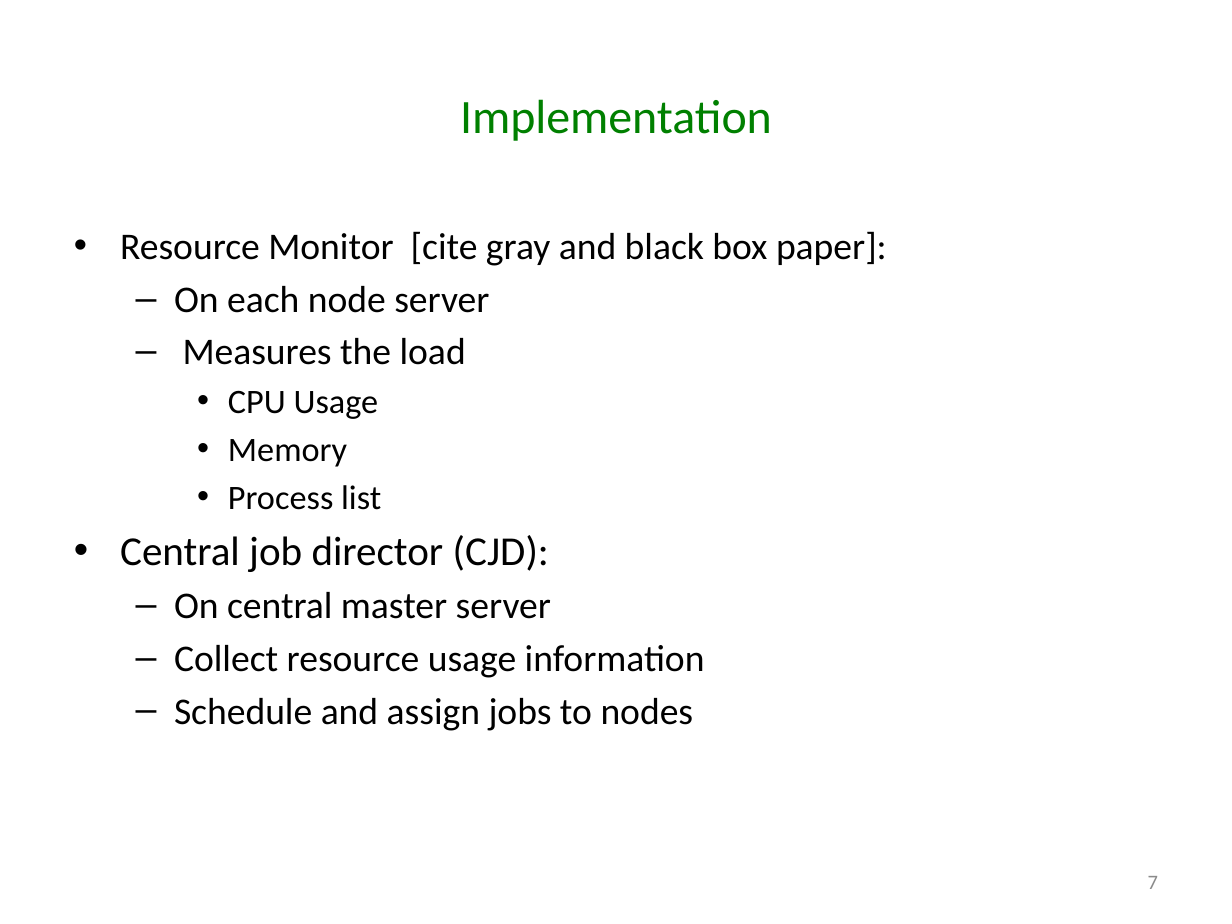
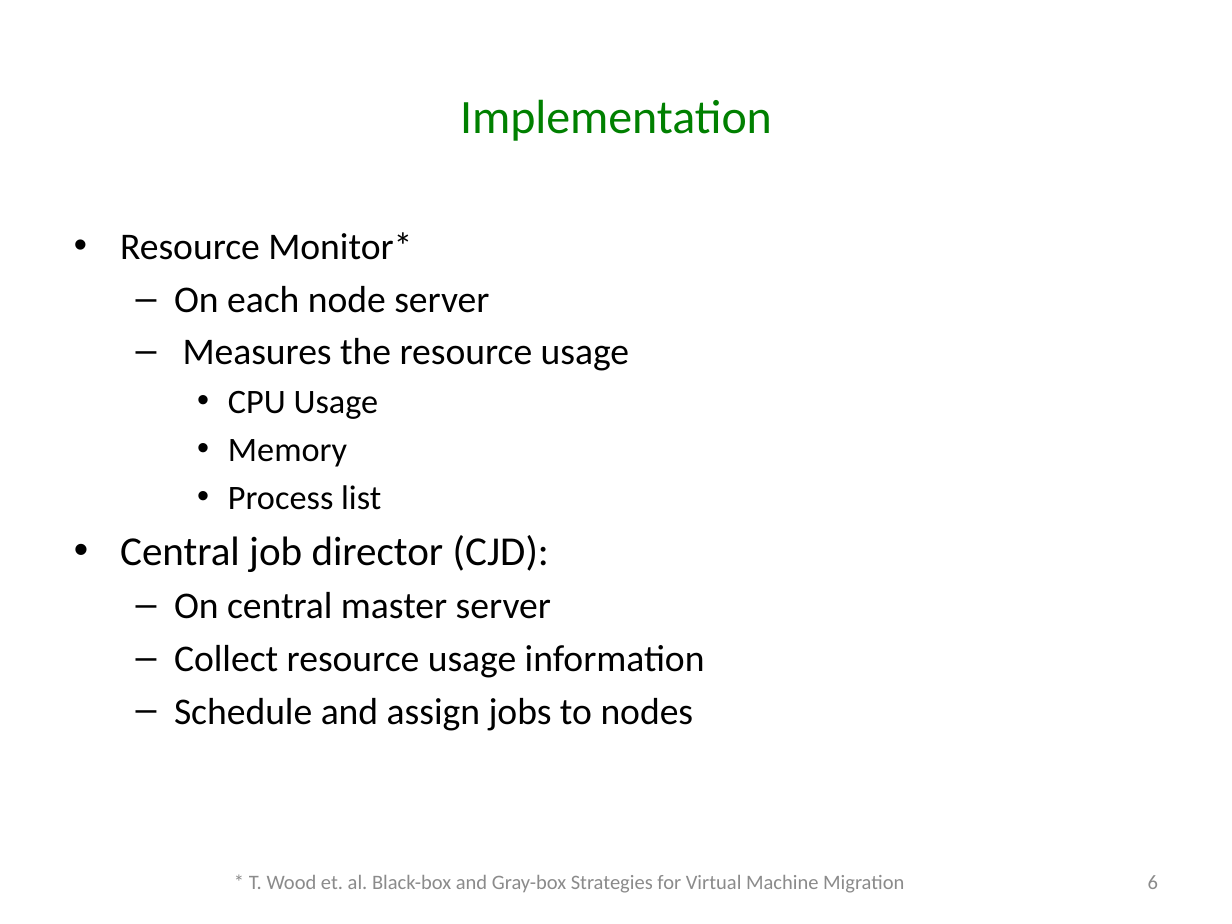
Before and after one commit to godares79/CS848-Project, a slide deck: slide 6 of PresentationSlides/Presentation.pptx (slide 7 before the commit). Drawn at 1232x924 pixels with LibreOffice and Linux fonts; fonts in the diff are those of the drawing. Boxes give left, top, right and bottom in pixels: in the first picture for what was removed or moved away, otherwise in the second. Text is boxed around its words. In the diff, an @@ line names an element or a change of style, - is before the commit and + after.

```diff
--- a/PresentationSlides/Presentation.pptx
+++ b/PresentationSlides/Presentation.pptx
@@ text at box(120, 232, 412, 260): text changed @@
-  • Resource Monitor [cite gray and black box paper]:
+  • Resource Monitor*
@@ text at box(183, 338, 629, 371): text changed @@
-  – Measures the load
+  – Measures the resource usage
@@ text added at box(249, 875, 904, 893), 12 pt, text #8C8C8C @@
+* T. Wood et. al. Black-box and Gray-box Strategies for Virtual Machine Migration
@@ page number at box(1148, 875, 1158, 889): text changed @@
-7
+6
```
Also in this commit, not shown: 12 other slides changed, 2 slides removed.
